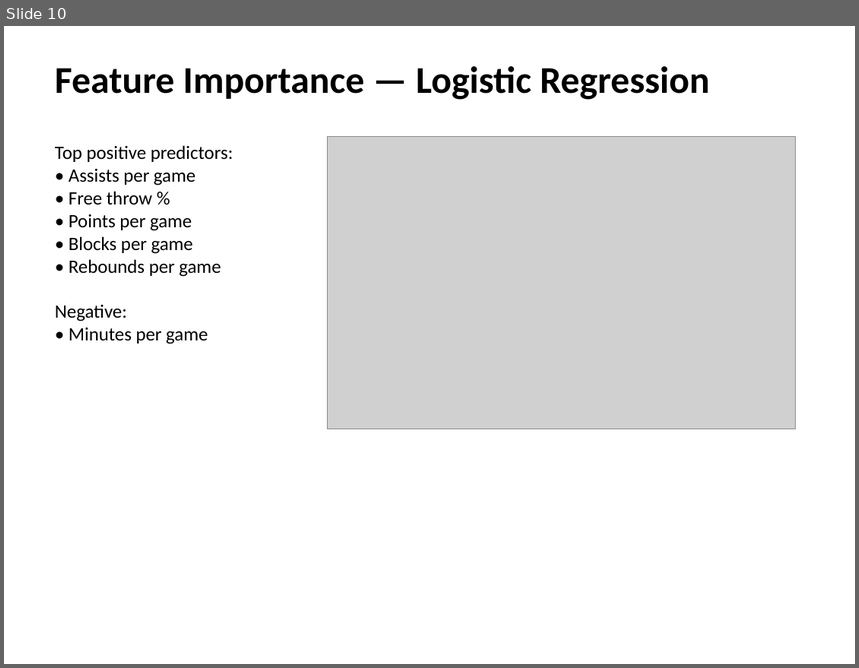
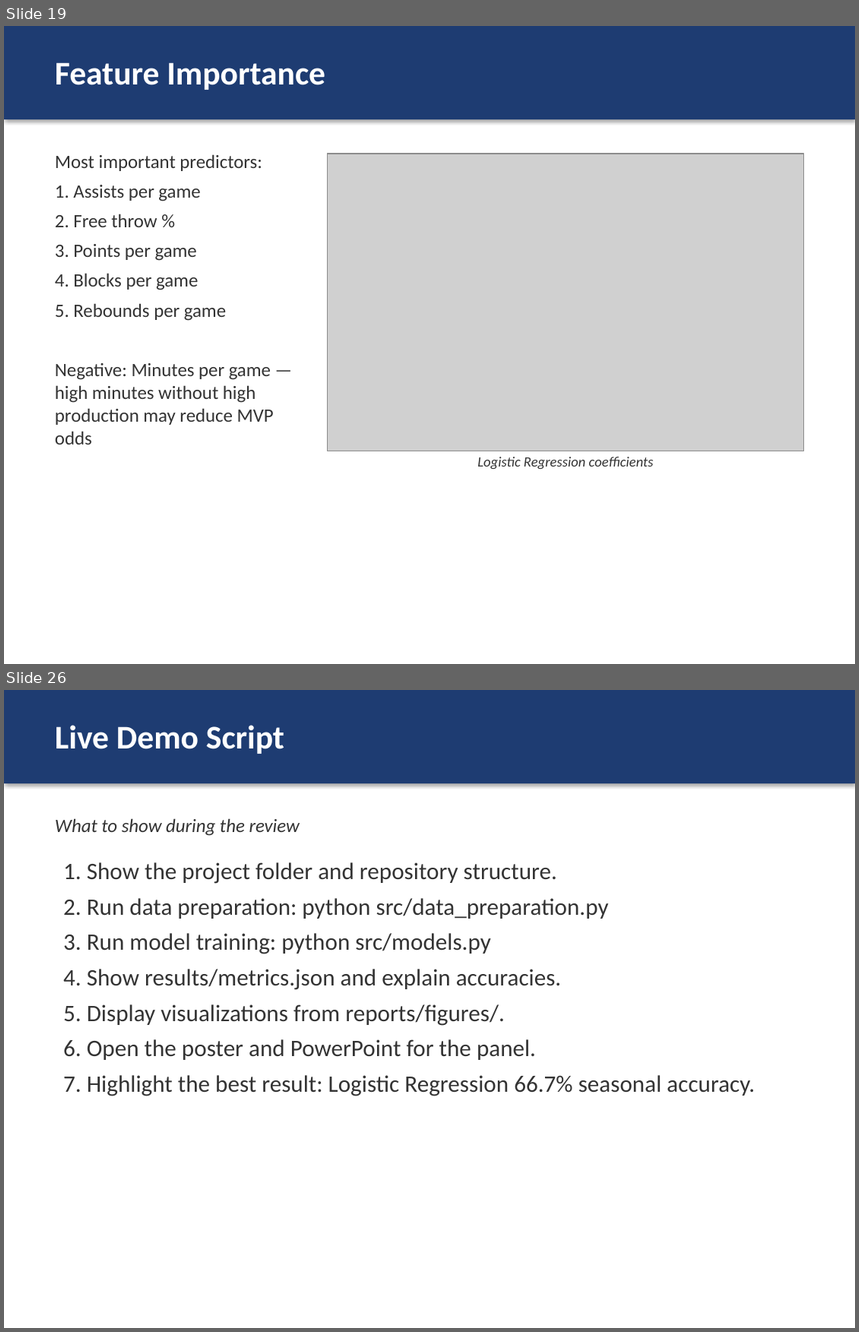
Before and after one commit to Nami-181/nba-mvp-ml, a slide deck: reports/presentation/NBA_MVP_Prediction.pptx. Shown one above the other, each under a label of ours: slide 10 before the commit, slides 19 and 26 after it; the slides between them are not shown. The pictures are 859x668 and 859x1332 pixels, drawn with LibreOffice and Linux fonts; fonts in the diff are those of the drawing; grey boxes stand for pictures. Boxes give left, top, right and bottom in pixels: in the first picture for what was removed or moved away, otherwise in the second. Text is boxed around its words. In the diff, an @@ line names an element or a change of style, - is before the commit and + after.

Commit message:
Improved slides, enhanced viva report, and redesigned poster

```diff
--- a/reports/presentation/NBA_MVP_Prediction.pptx
+++ b/reports/presentation/NBA_MVP_Prediction.pptx
@@ slide 26 added at (4,690,855,1328), background #FFFFFF @@
@@ rectangle added at (4,690,855,783), fill #1E3C72 @@
@@ text added at (55,725,284,754), 28 pt, text #FFFFFF, bold @@
+Live Demo Script
@@ text added at (55,818,300,836), 16 pt, text #333333, italic @@
+What to show during the review
@@ text added at (63,863,755,1097), 20 pt, text #333333 @@
+1. Show the project folder and repository structure.
+2. Run data preparation: python src/data_preparation.py
+3. Run model training: python src/models.py
+4. Show results/metrics.json and explain accuracies.
+5. Display visualizations from reports/figures/.
+6. Open the poster and PowerPoint for the panel.
+7. Highlight the best result: Logistic Regression 66.7% seasonal accuracy.
@@ what was slide 10 is now slide 19 @@
@@ slide 19 changed as well @@
@@ rectangle added at (4,26,855,119), fill #1E3C72 @@
@@ text at (55,62,325,90): text changed; size 32 to 28 pt; text colour #000000 to #FFFFFF @@
-Feature Importance — Logistic Regression
+Feature Importance
@@ text at (55,154,274,445): text changed; text colour #000000 to #333333 @@
-Top positive predictors:
-• Assists per game
-• Free throw %
-• Points per game
-• Blocks per game
-• Rebounds per game
-Negative:
-• Minutes per game
+Most important predictors:
+1. Assists per game
+2. Free throw %
+3. Points per game
+4. Blocks per game
+5. Rebounds per game
+Negative: Minutes per game — high minutes without high production may reduce MVP odds
@@ picture: place and size @@
-picture at (328,137,796,430)
+picture at (328,154,804,452)
@@ text added at (477,457,654,469), 12 pt, text #333333, italic @@
+Logistic Regression coefficients
```
Also in this commit, not shown: 6 other slides changed, 20 other slides added, 6 slides removed, 8 other files.
